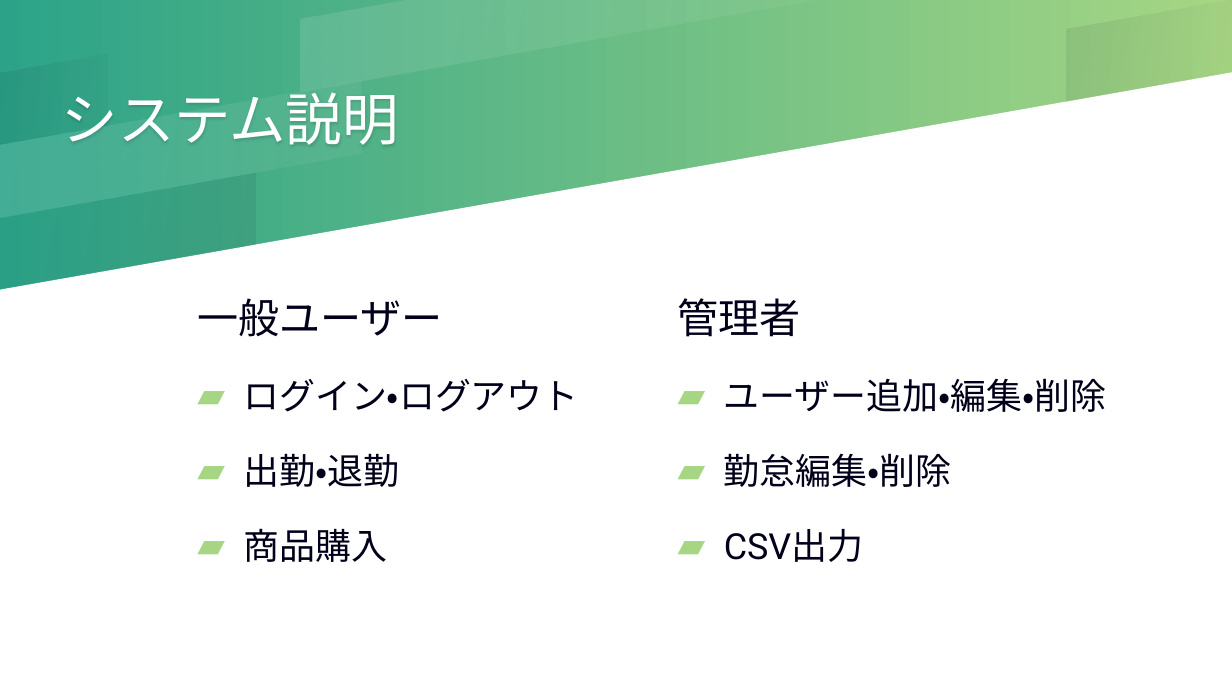
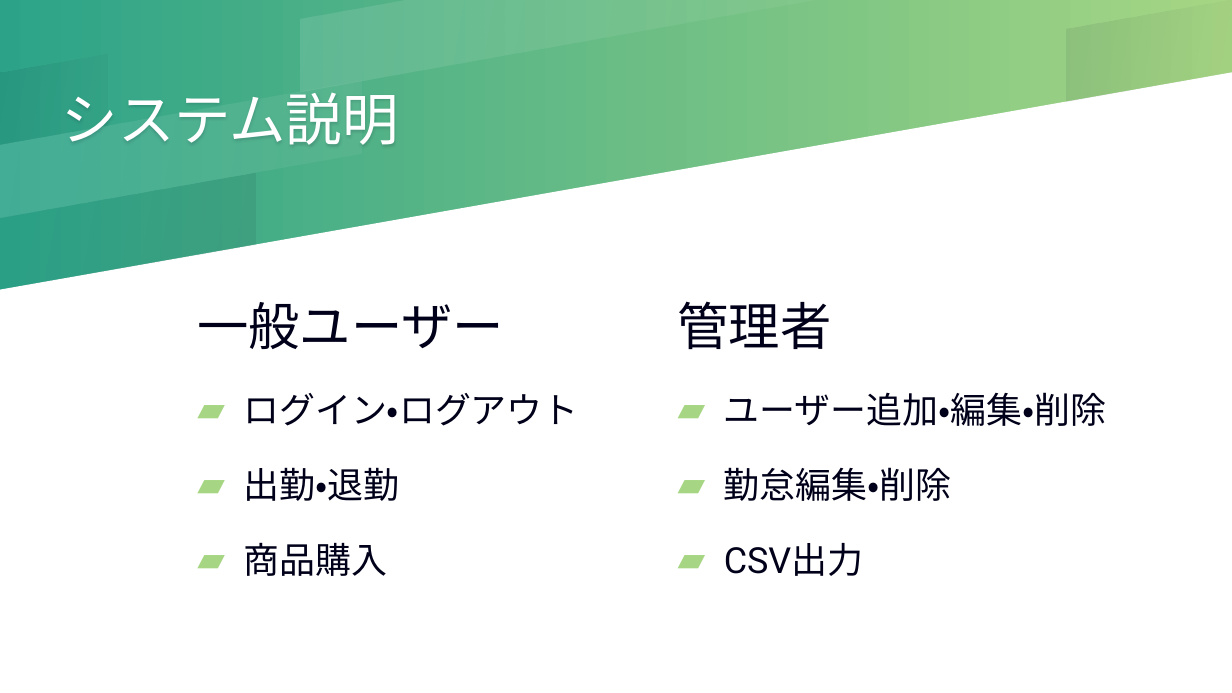
Before and after one commit to Ikeda-Tomohisa/point, a slide deck: slide 3 of PHP自作発表.pptx. Drawn at 1232x693 pixels with LibreOffice and Linux fonts; fonts in the diff are those of the drawing. Boxes give left, top, right and bottom in pixels: in the first picture for what was removed or moved away, otherwise in the second. Text is boxed around its words. In the diff, an @@ line names an element or a change of style, - is before the commit and + after.

```diff
--- a/PHP自作発表.pptx
+++ b/PHP自作発表.pptx
@@ text at [197,302,504,349]: size 32 to 40 pt in "一般ユーザー" @@
@@ text at [678,301,832,349]: size 32 to 40 pt in "管理者" @@
```
Also in this commit, not shown: 4 other slides changed, 2 other files.
